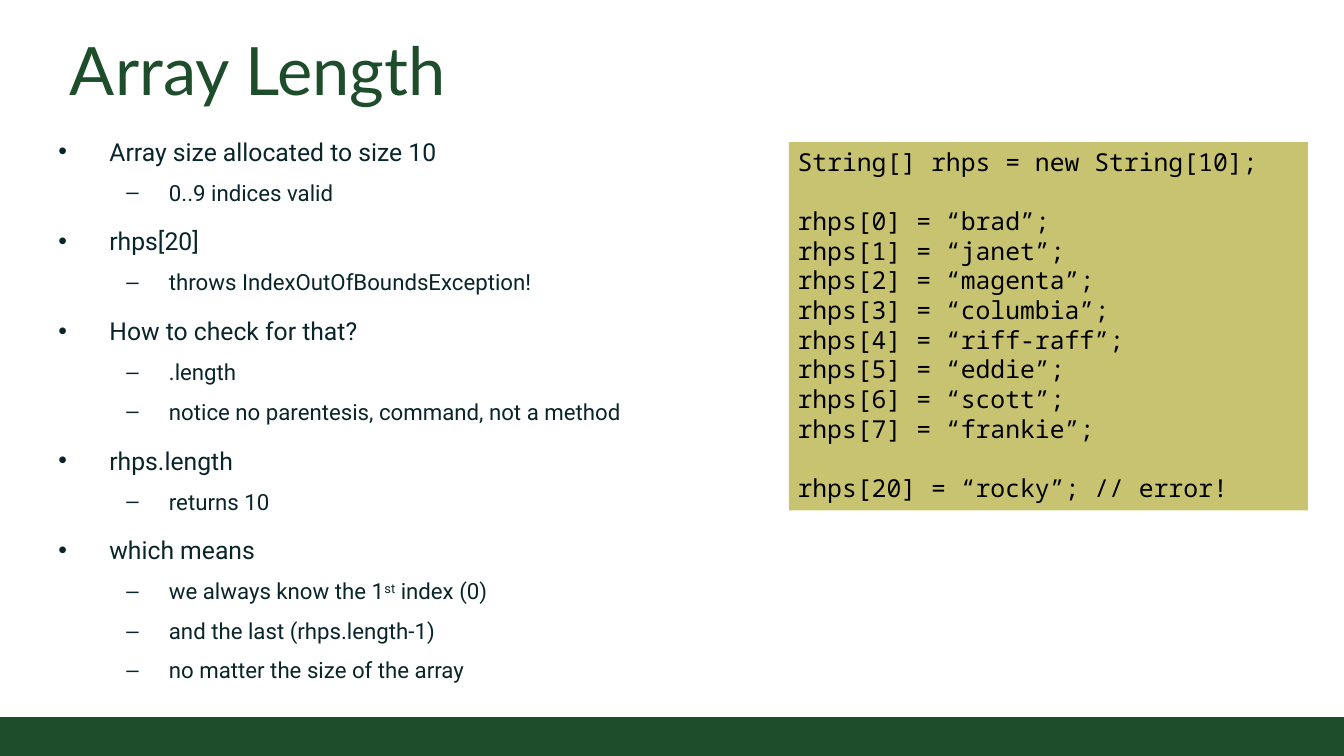
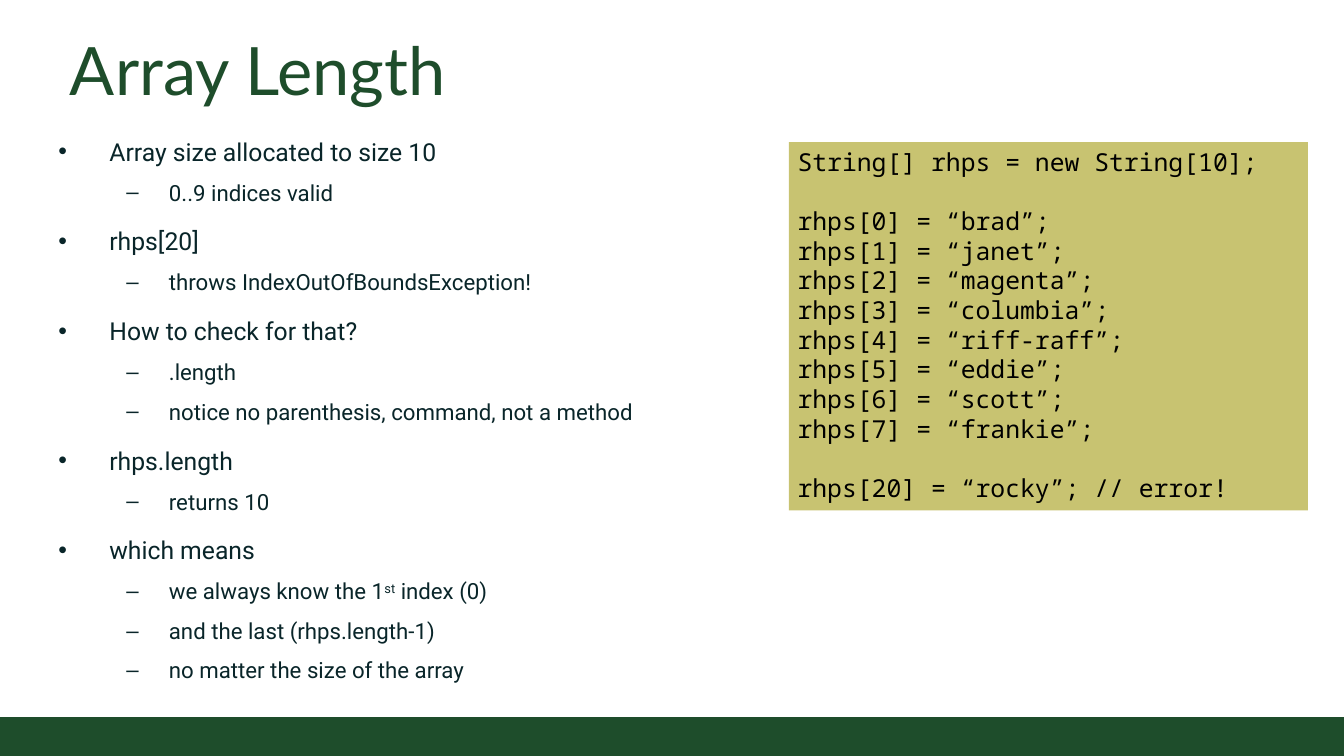
Before and after one commit to CSU-CompSci-CS163-4/Handouts, a slide deck: slide 7 of slides/On-Campus/10_03_Arrays.pptx. Drawn at 1344x756 pixels with LibreOffice and Linux fonts; fonts in the diff are those of the drawing; background and template pictures are left out. Boxes give left, top, right and bottom in pixels: in the first picture for what was removed or moved away, otherwise in the second. Text is boxed around its words. In the diff, an @@ line names an element or a change of style, - is before the commit and + after.

Commit message:
Arrays lecture updated

```diff
--- a/slides/On-Campus/10_03_Arrays.pptx
+++ b/slides/On-Campus/10_03_Arrays.pptx
@@ text at (169, 403, 633, 425): text changed @@
-  – notice no parentesis, command, not a method
+  – notice no parenthesis, command, not a method
```
Also in this commit, not shown: 1 other slide changed, 1 other file.
